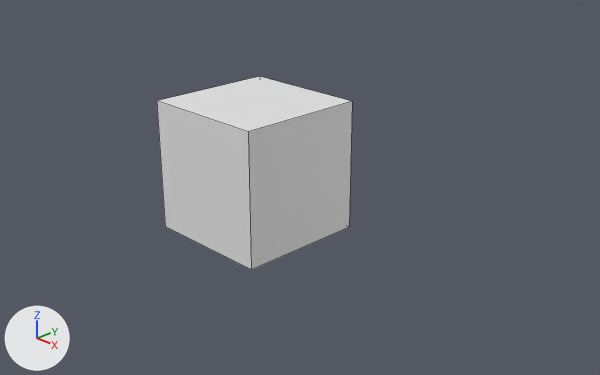
The Blender file src/_engine/utils/objectTemplates/customPropTemplates.blend: old version first, new version second.
Both versions are drawn from a 50 mm camera at (8.75, -7.69, 5.36) aimed at (0.99, -0.05, 0.95). The axes (+X, +Y, +Z) are drawn at lower left. The lights are the same throughout. Mesh edges are drawn as thin lines.

Before the edit, the objects in view are built like this:
```python
me_cube = bpy.data.meshes.new('Cube')
me_cube.from_pydata(...)  # a box spanning x -1.0..1.0, y -1.0..1.0, z -1.0..1.0
me_cube.materials.append(mat_material)  # white #e7e7e7
ob_phys_box = bpy.data.objects.new('Phys BOX', me_cube)
ob_phys_box.location = (0.0, 0.0, 1.0)
```
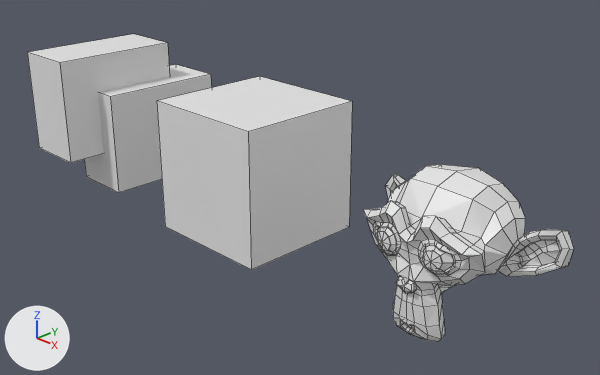
Where the change shows, as pixel boxes (x1, y1, x2, y2) in the pictures (600 x 375 px):
'Suzanne', added
    after: (363, 165, 574, 342)
'Phys BOX.002', added
    after: (27, 34, 170, 163)
'BoxWithChildCollider', added
    after: (84, 64, 212, 193)

Edits to the bpy script that builds the scene:
```text
Add mat_material_003:
    mat_material_003 = principled_material('Material.003')
    mat_material_003.base_color = (0.8, 0.8, 0.8)  # white #e7e7e7
Add mat_material_001:
    mat_material_001 = principled_material('Material.001')
    mat_material_001.base_color = (0.8, 0.8, 0.8)  # white #e7e7e7
Add me_cube_003:
    me_cube_003.from_pydata(...)  # a box spanning x -1.0..1.0, y -1.0..1.0, z -1.0..1.0
    me_cube_003.materials.append(mat_material_003)  # white #e7e7e7
Add me_cube_001:
    me_cube_001.from_pydata(...)  # a box spanning x -1.0..1.0, y -1.0..1.0, z -1.0..1.0
    me_cube_001.materials.append(mat_material_001)  # white #e7e7e7
Add me_suzanne:
    me_suzanne.from_pydata(...)  # 507 vertices, 500 faces; spans x -1.37..1.37, y -0.85..0.85, z -0.98..0.98
Add ob_phys_box_002:
    ob_phys_box_002 = bpy.data.objects.new('Phys BOX.002', me_cube_003)
    ob_phys_box_002.location = (-3.1, -0.61, 1.58)
    ob_phys_box_002.scale = (0.5, 1.0, 0.806)
Add ob_boxwithchildcollider:
    ob_boxwithchildcollider = bpy.data.objects.new('BoxWithChildCollider', me_cube_001)
    ob_boxwithchildcollider.location = (-2.75, 0.0, 1.0)
    ob_boxwithchildcollider.scale = (0.5, 1.0, 0.806)
Add ob_suzanne:
    ob_suzanne = bpy.data.objects.new('Suzanne', me_suzanne)
    ob_suzanne.location = (3.5, 0.0, 0.86)
```
